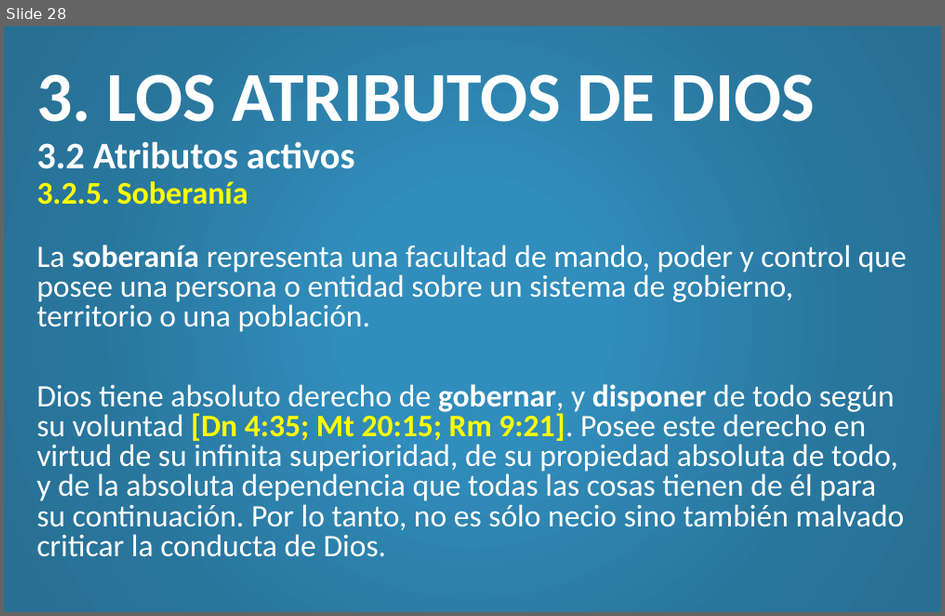
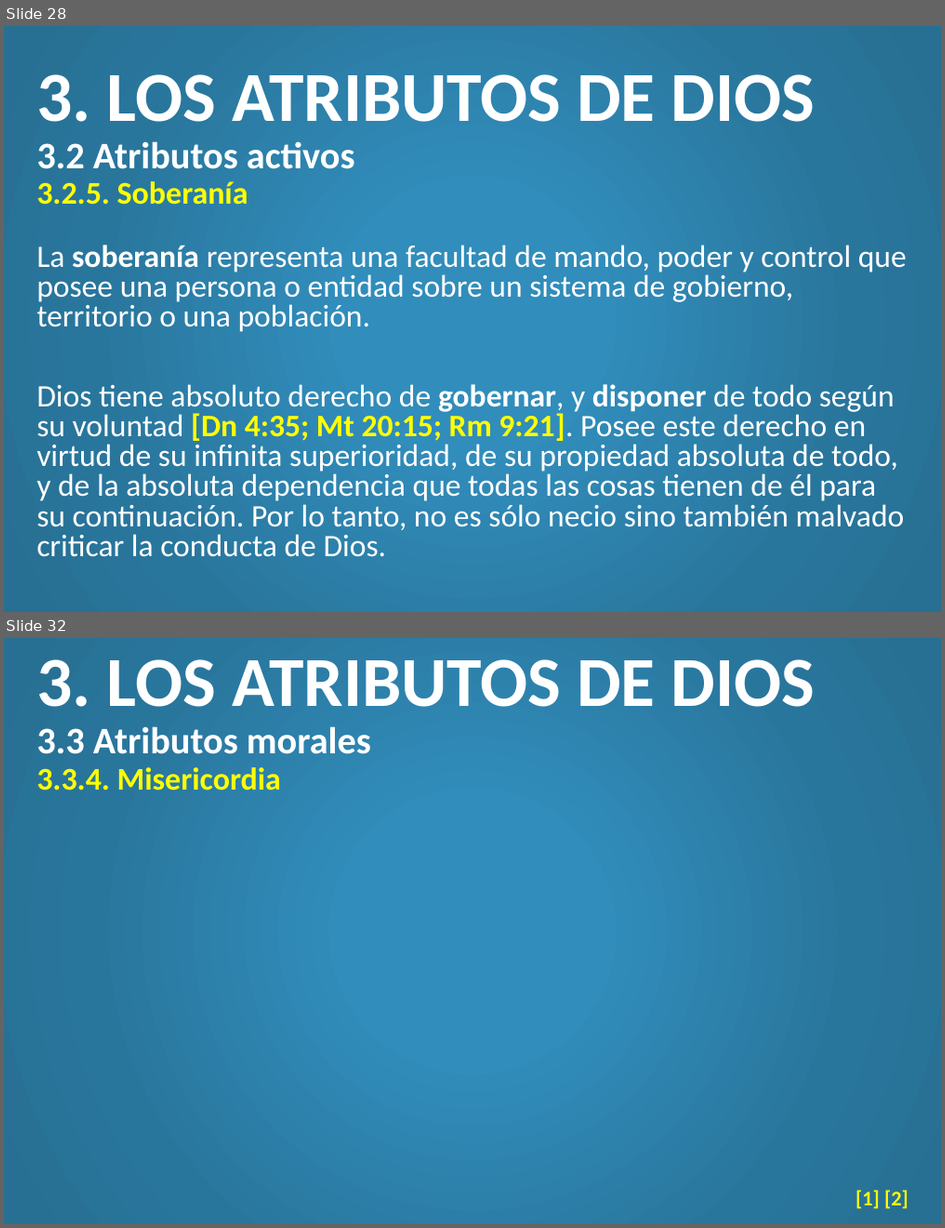
Before and after one commit to CreyTuning/documents, a slide deck: slideshow/Teologia Sistematica y Biblica - Myer Pearlman/Clases/4. Dios.pptx. Shown one above the other, each under a label of ours: slide 28 before the commit, slides 28 and 32 after it; the slides between them are not shown. The pictures are 945x616 and 945x1228 pixels, drawn with LibreOffice and Linux fonts; fonts in the diff are those of the drawing. Boxes give left, top, right and bottom in pixels: in the first picture for what was removed or moved away, otherwise in the second. Text is boxed around its words. In the diff, an @@ line names an element or a change of style, - is before the commit and + after.

Commit message:
atributos morales

```diff
--- a/slideshow/Teologia Sistematica y Biblica - Myer Pearlman/Clases/4. Dios.pptx
+++ b/slideshow/Teologia Sistematica y Biblica - Myer Pearlman/Clases/4. Dios.pptx
@@ slide 32 added at (4,638,941,1224), background gradient #318DBB to #29769D to #276F93 @@
@@ title added at (37,659,816,791), 54 pt, text #FFFFFF, bold @@
+3. LOS ATRIBUTOS DE DIOS
+3.3 Atributos morales
+3.3.4. Misericordia
@@ text added at (856,1189,909,1209), 16 pt, text #FFFF00, bold @@
+[1] [2]
```
Also in this commit, not shown: 3 other slides added, 1 other file.
